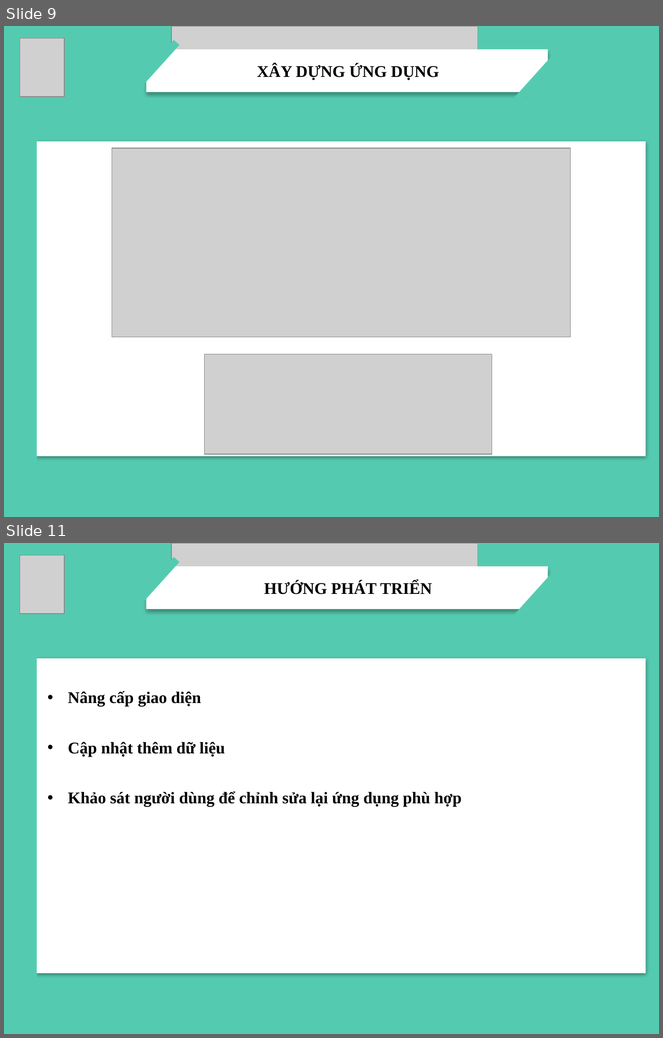
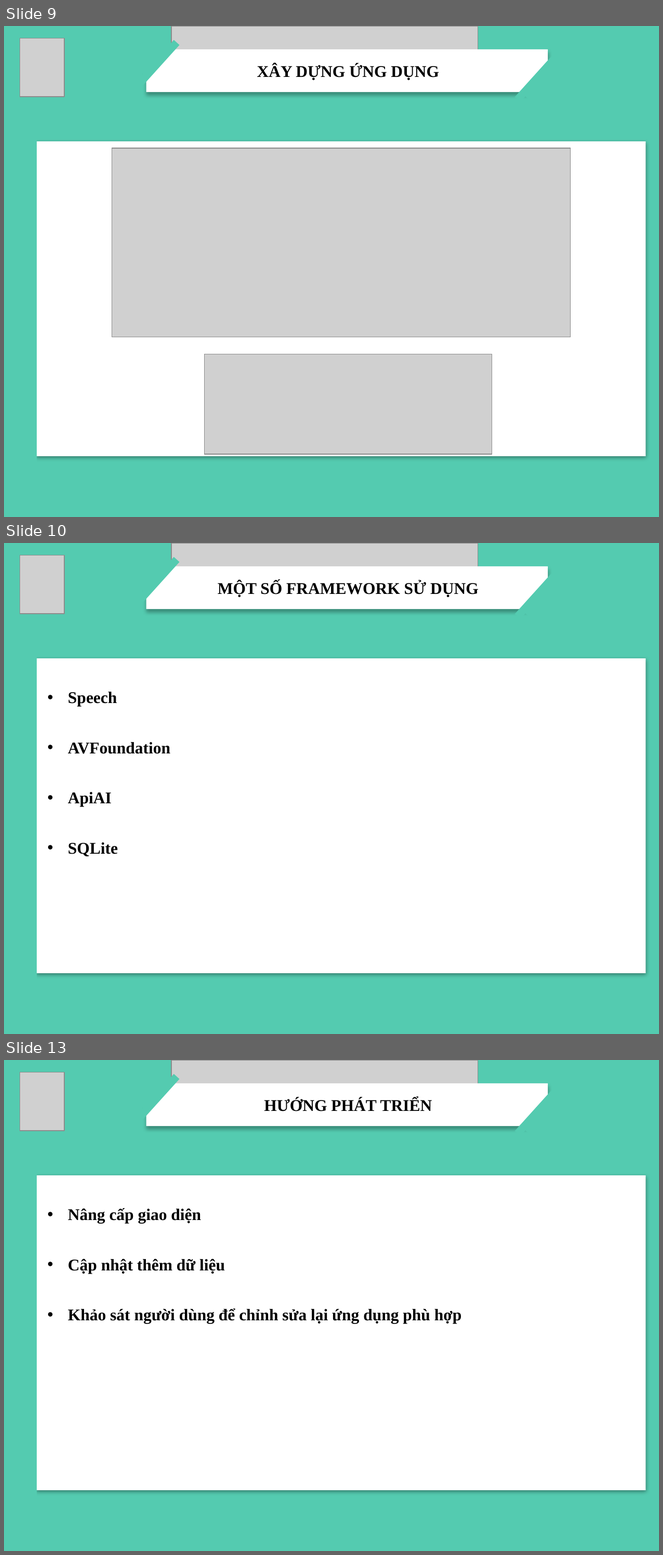
Before and after one commit to hung070996/DoAn, a slide deck: Englishor/Doc/DoAnPP.pptx. Shown one above the other, each under a label of ours: slides 9 and 11 before the commit, slides 9, 10 and 13 after it; the slides between them are not shown. The pictures are 663x1038 and 663x1555 pixels, drawn with LibreOffice and Linux fonts; fonts in the diff are those of the drawing; grey boxes stand for pictures. Boxes give left, top, right and bottom in pixels: in the first picture for what was removed or moved away, otherwise in the second. Text is boxed around its words. In the diff, an @@ line names an element or a change of style, - is before the commit and + after.

```diff
--- a/Englishor/Doc/DoAnPP.pptx
+++ b/Englishor/Doc/DoAnPP.pptx
@@ slide 10 added at (4, 543, 659, 1034), background #54CBB0; not listed: 1 template element that a slide beside it also shows @@
@@ picture added at (20, 555, 64, 614) @@
@@ picture added at (172, 543, 478, 604) @@
@@ group added at (128, 548, 569, 628): 5 rectangles, 1 text @@
+MỘT SỐ FRAMEWORK SỬ DỤNG
@@ rectangle added at (32, 641, 37, 987), fill #54CBB0 @@
@@ rectangle added at (37, 658, 646, 974), fill #FFFFFF @@
@@ text added at (68, 692, 170, 857), 18 pt, text #000000, bold @@
+• Speech
+• AVFoundation
+• ApiAI
+• SQLite
@@ what was slide 11 is now slide 13 @@
```
Also in this commit, not shown: 4 slides changed, 1 other slide added, 2 other files.
